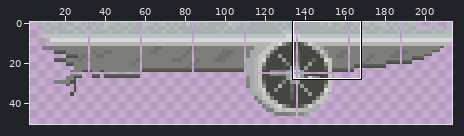
Sprite sheet: Resources/Tiles/AirplaneWingTileSetFinal/Wing Tile Set Larger.png. The first picture is a wide view before the edit; the outline marks the close-up.
Close-up. Before the edit:
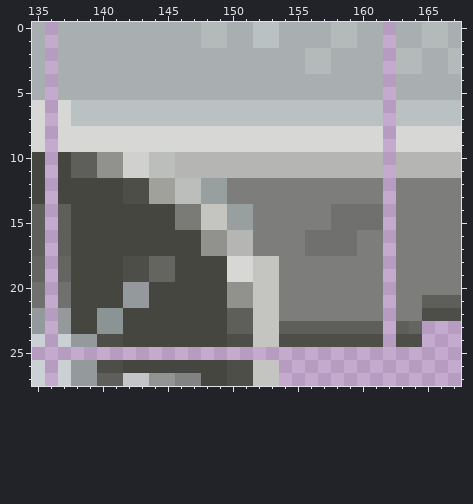
The file is 214x100 pixels. Colours within 5 levels of each other are drawn and written as one. Shown: x 135..167, y 0..27. The wide view leaves out empty margins.
And afterwards:
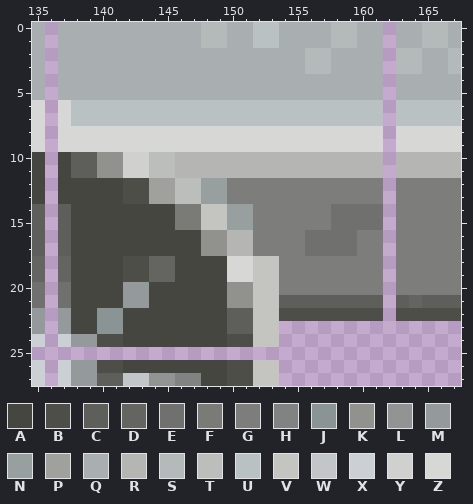
Palette (. is transparent): A #454640  B #4d4e48  C #5e5f5b  D #646561  E #70706f  F #7a7a76  G #7d7d7c  H #808381  J #8a9495  K #91918e  L #929494  M #94999c  N #97a09e  P #a0a09d  Q #a9afb0  R #b5b5b4  S #b4baba  T #bbbeba  U #bac1c2  V #c4c5c0  W #c2c6c8  X #cad0d4  Y #d0d0ce  Z #d7d7d6
Diff:
@@ x 152..166 @@
 20 VVGGGGGGGG.GGGG
-21 VVGGGGGGGG.GGCC
-22 VVGGGGGGGG.GGBB
-23 VVCCCCCCCC.CD..
-24 VVBBBBBBBB.BB..
+21 VVCCCCCCCC.CDCC
+22 VVBBBBBBBB.BBBB
+23 VV.............
+24 VV.............
 25 ...............
Changed places in both close-ups, as pixel boxes (x1, y1, x2, y2):
changed: (279, 295, 422, 347)
